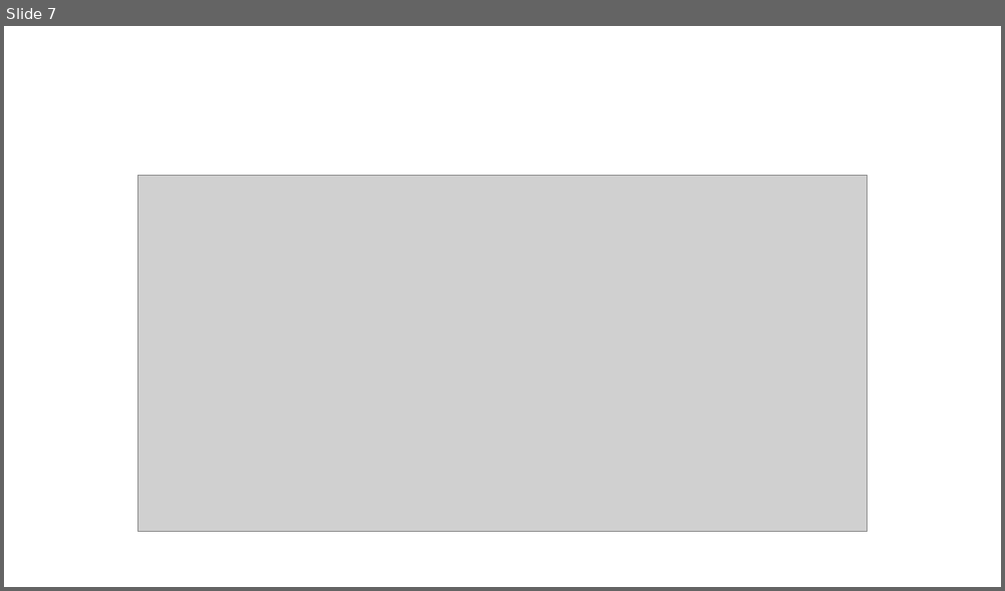
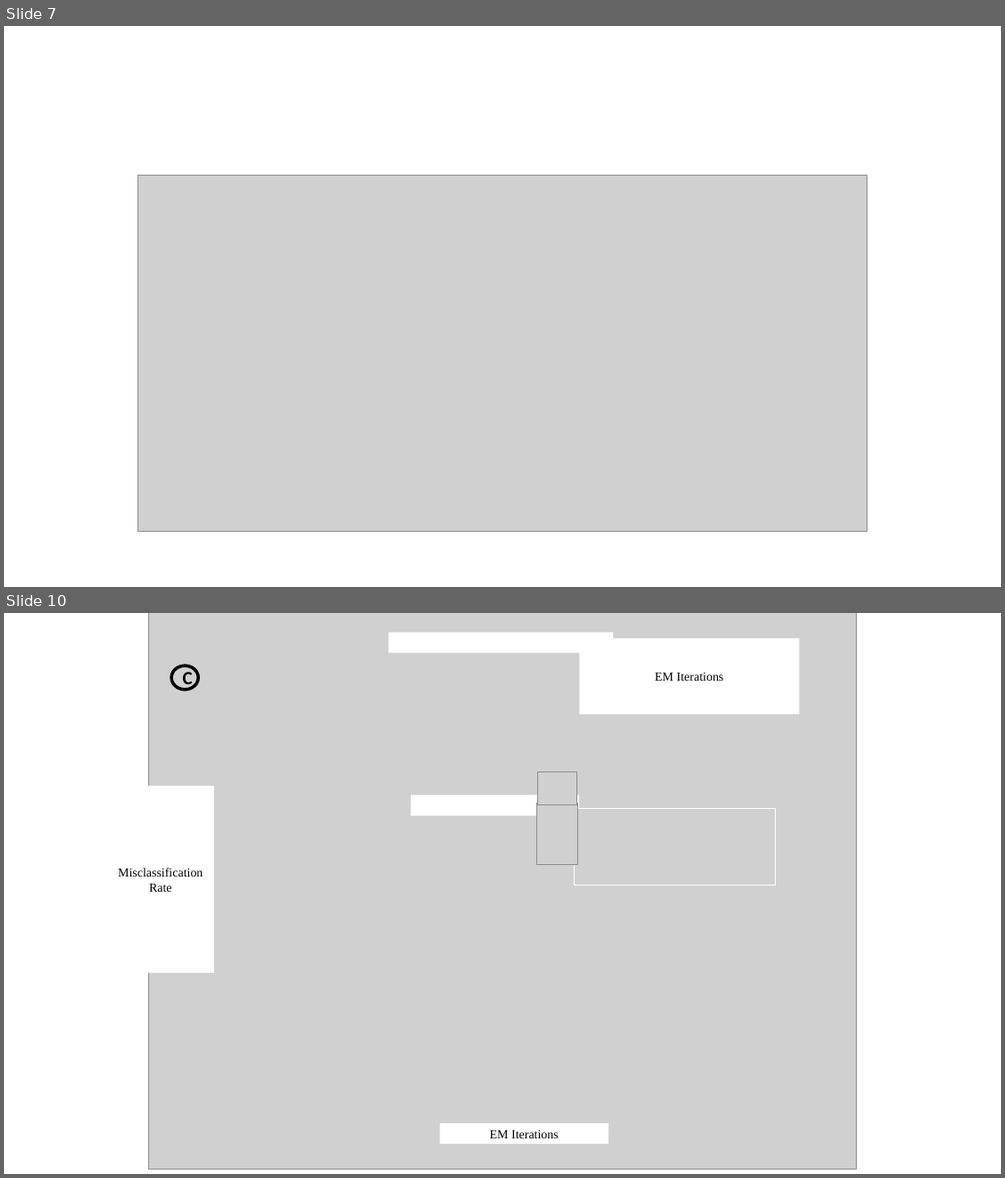
Before and after one commit to David-Taub/HOP-HMM, a slide deck: Help/Figures2.pptx. Shown one above the other, each under a label of ours: slide 7 before the commit, slides 7 and 10 after it; the slides between them are not shown. The pictures are 1005x591 and 1005x1178 pixels, drawn with LibreOffice and Linux fonts; fonts in the diff are those of the drawing; grey boxes stand for pictures; background and template pictures are left out. Boxes give left, top, right and bottom in pixels: in the first picture for what was removed or moved away, otherwise in the second. Text is boxed around its words. In the diff, an @@ line names an element or a change of style, - is before the commit and + after.

```diff
--- a/Help/Figures2.pptx
+++ b/Help/Figures2.pptx
@@ slide 10 added at bbox=[4, 613, 1001, 1174], background #FFFFFF @@
@@ picture added at bbox=[148, 613, 857, 1169] @@
@@ rectangle added at bbox=[388, 633, 613, 653], fill #FFFFFF @@
@@ rectangle added at bbox=[580, 639, 800, 714], fill #FFFFFF, 12 pt, text #000000 @@
+EM Iterations
@@ ellipse added at bbox=[171, 666, 198, 690], outline #000000 3 pt, 18 pt, text #000000, bold @@
+C
@@ picture added at bbox=[538, 771, 577, 804] @@
@@ rectangle added at bbox=[107, 786, 214, 973], fill #FFFFFF, 12 pt, text #000000 @@
+Misclassification Rate
@@ rectangle added at bbox=[411, 795, 580, 816], fill #FFFFFF @@
@@ picture added at bbox=[536, 803, 577, 864] @@
@@ picture added at bbox=[574, 809, 776, 886] @@
@@ rectangle added at bbox=[440, 1123, 609, 1144], fill #FFFFFF, 12 pt, text #000000 @@
+EM Iterations
```
Also in this commit, not shown: 5 other slides added, 1 slide removed, 8 other files.
